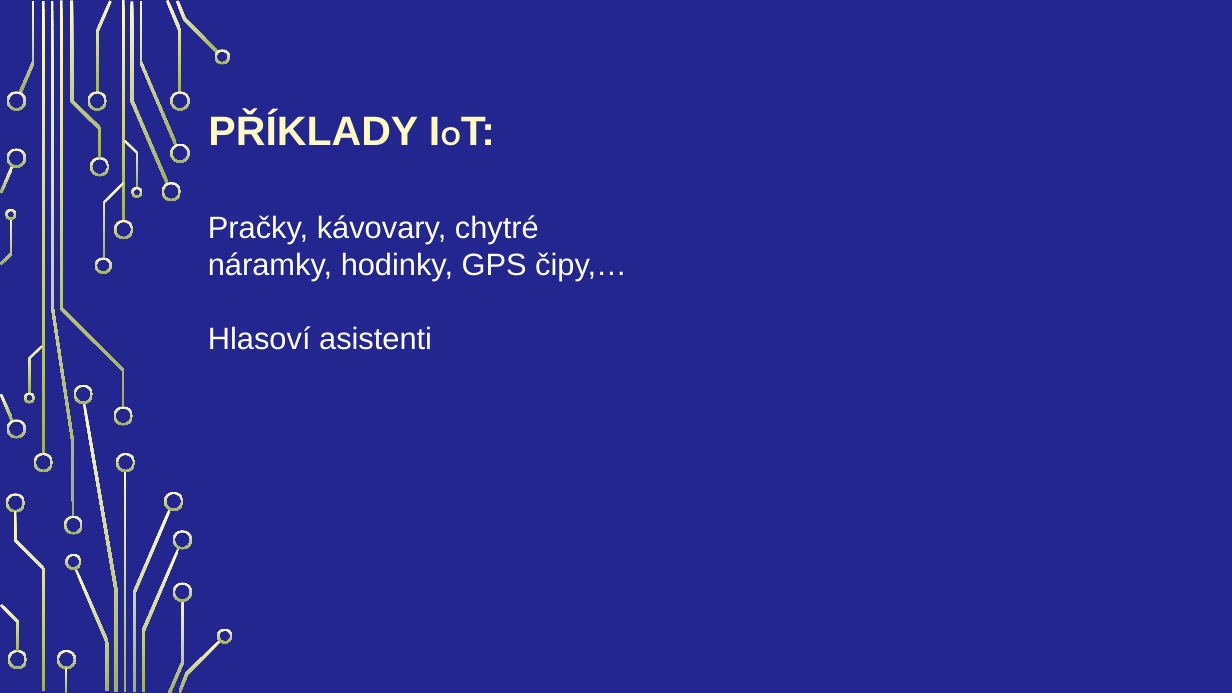
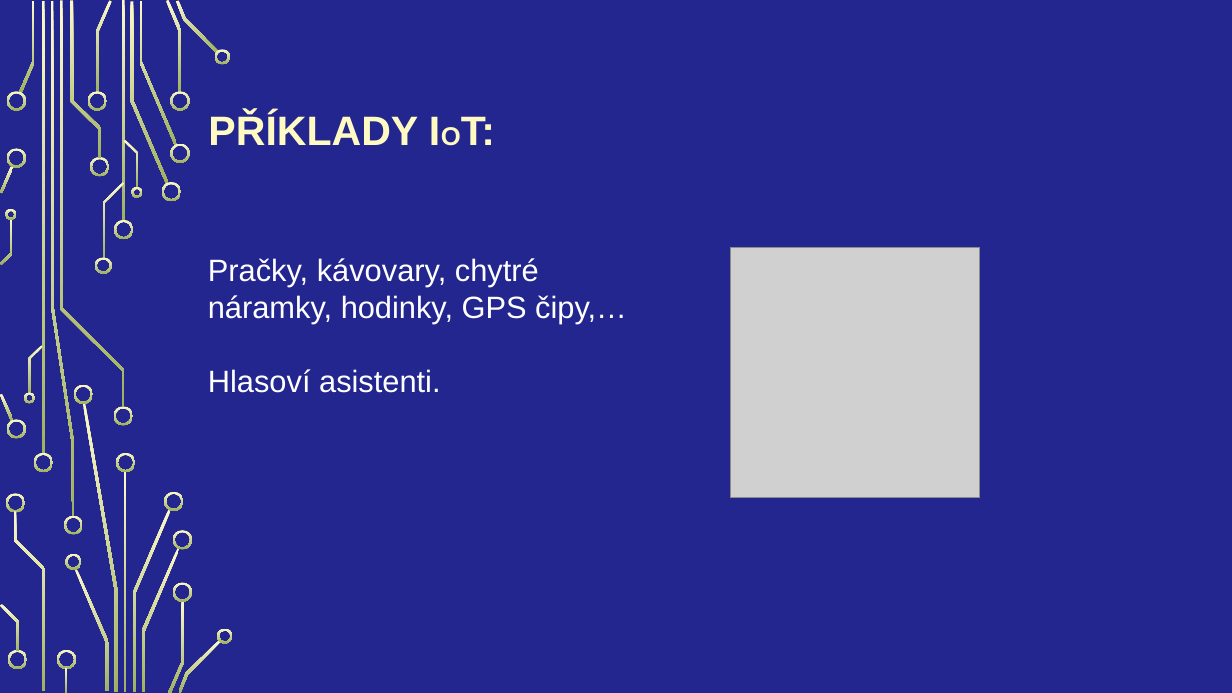
Before and after one commit to Vojta2809/Internet-v-c-a-chytr-m-sta, a slide deck: slide 7 of langsadl.pptx. Drawn at 1232x693 pixels with LibreOffice and Linux fonts; fonts in the diff are those of the drawing; grey boxes stand for pictures; background and template pictures are left out. Boxes give left, top, right and bottom in pixels: in the first picture for what was removed or moved away, otherwise in the second. Text is boxed around its words. In the diff, an @@ line names an element or a change of style, - is before the commit and + after.

```diff
--- a/langsadl.pptx
+++ b/langsadl.pptx
@@ text "Pračky, kávovary, chytré náramky, hodinky, ...": place and size @@
-text "Pračky, kávovary, chytré náramky, hodinky, ..." at (208, 215, 627, 350)
+text "Pračky, kávovary, chytré náramky, hodinky, ..." at (208, 258, 627, 393)
@@ picture added at (730, 248, 980, 497) @@
@@ text at (208, 369, 440, 393): text changed @@
-Hlasoví asistenti
+Hlasoví asistenti.
```
Also in this commit, not shown: 9 other slides changed, 3 slides added, 2 slides removed.
